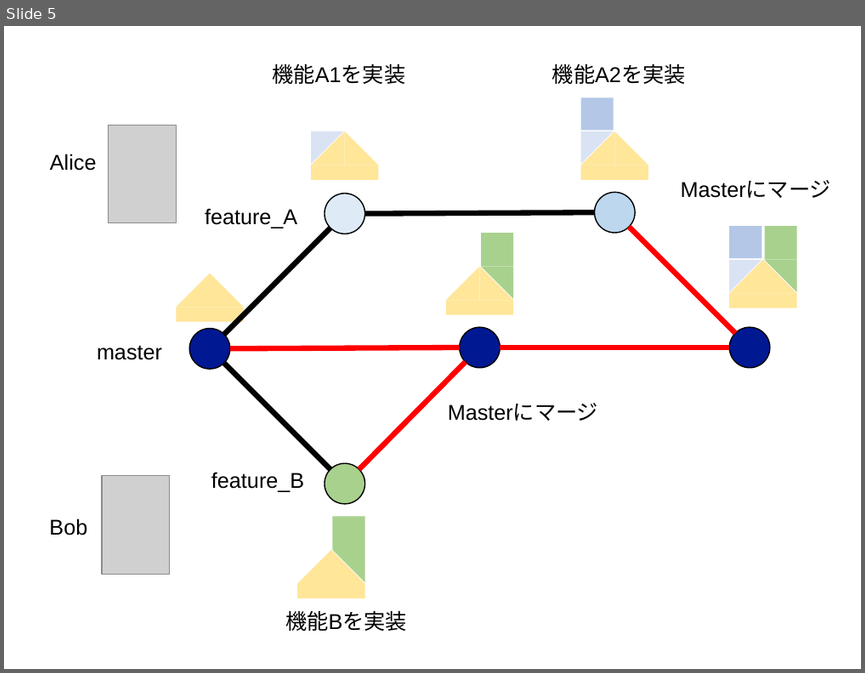
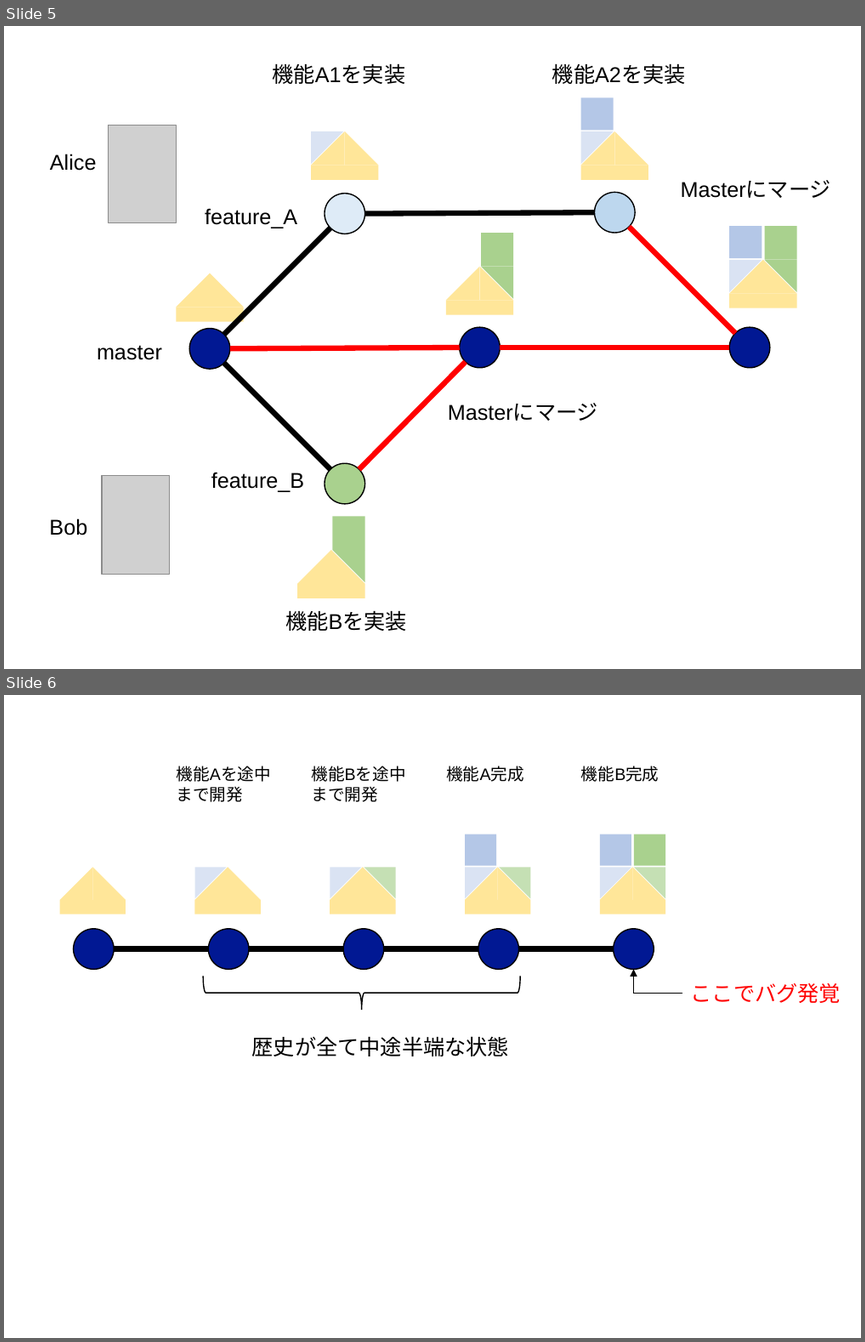
Before and after one commit to kaityo256/github, a slide deck: branch/fig/fig.pptx. Shown one above the other, each under a label of ours: slide 5 before the commit, slides 5 and 6 after it. The pictures are 865x673 and 865x1342 pixels, drawn with LibreOffice and Linux fonts; fonts in the diff are those of the drawing; grey boxes stand for pictures. Boxes give left, top, right and bottom in pixels: in the first picture for what was removed or moved away, otherwise in the second. Text is boxed around its words. In the diff, an @@ line names an element or a change of style, - is before the commit and + after.

```diff
--- a/branch/fig/fig.pptx
+++ b/branch/fig/fig.pptx
@@ slide 6 added at bbox=[4, 695, 861, 1338], background #FFFFFF @@
@@ text added at bbox=[177, 766, 271, 802], 14 pt, text #000000 @@
+機能Aを途中
+まで開発
@@ text added at bbox=[311, 766, 405, 802], 14 pt, text #000000 @@
+機能Bを途中
+まで開発
@@ text added at bbox=[446, 766, 524, 782], 14 pt, text #000000 @@
+機能A完成
@@ text added at bbox=[581, 766, 659, 782], 14 pt, text #000000 @@
+機能B完成
@@ group added at bbox=[465, 834, 531, 914]: 4 right triangles, 2 rectangles @@
@@ group added at bbox=[600, 834, 665, 914]: 4 right triangles, 3 rectangles @@
@@ right triangle added at bbox=[60, 868, 92, 900], fill #FFE699 @@
@@ right triangle added at bbox=[93, 868, 126, 900], fill #FFE699 @@
@@ group added at bbox=[195, 868, 261, 914]: 3 right triangles, 1 rectangle @@
@@ group added at bbox=[330, 868, 396, 914]: 4 right triangles, 1 rectangle @@
@@ rectangle added at bbox=[60, 900, 126, 914], fill #FFE699 @@
@@ ellipse added at bbox=[74, 929, 114, 970], fill #011893, outline #000000 1 pt @@
@@ line added from (114, 948) to (208, 948), #000000 4.5 pt @@
@@ ellipse added at bbox=[208, 929, 248, 970], fill #011893, outline #000000 1 pt @@
@@ line added from (249, 948) to (343, 948), #000000 4.5 pt @@
@@ ellipse added at bbox=[343, 929, 384, 970], fill #011893, outline #000000 1 pt @@
@@ line added from (384, 948) to (477, 948), #000000 4.5 pt @@
@@ ellipse added at bbox=[477, 929, 518, 970], fill #011893, outline #000000 1 pt @@
@@ line added from (519, 948) to (613, 948), #000000 4.5 pt @@
@@ ellipse added at bbox=[613, 929, 653, 970], fill #011893, outline #000000 1 pt @@
@@ elbow arrow added from (681, 993) to (634, 970), #000000 1 pt @@
@@ right brace added at bbox=[203, 975, 520, 1009], outline #000000 1 pt @@
@@ text added at bbox=[691, 983, 840, 1003], 18 pt, text #FF0000 @@
+ここでバグ発覚
@@ text added at bbox=[252, 1036, 509, 1056], 18 pt, text #000000 @@
+歴史が全て中途半端な状態
```
Also in this commit, not shown: 1 other slide added, 3 other files.
